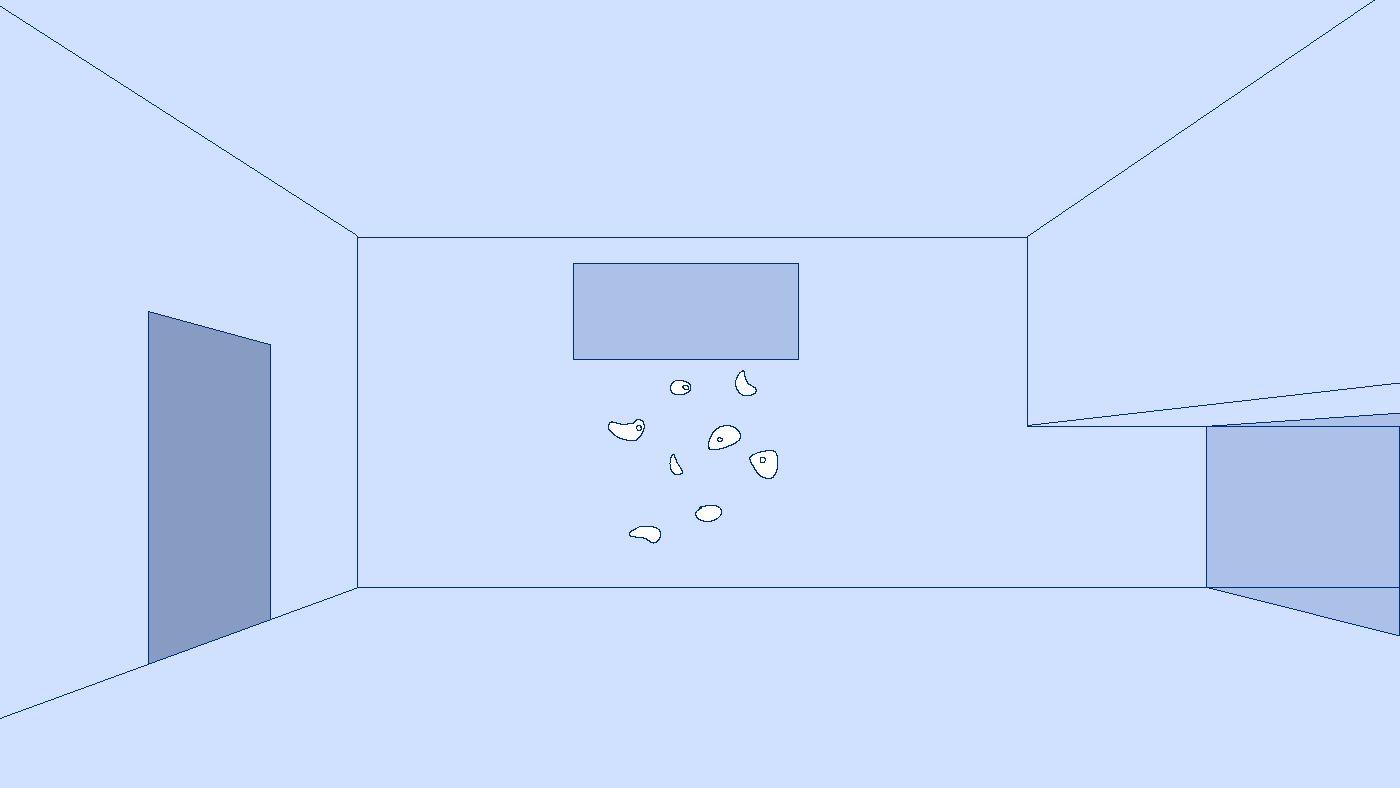
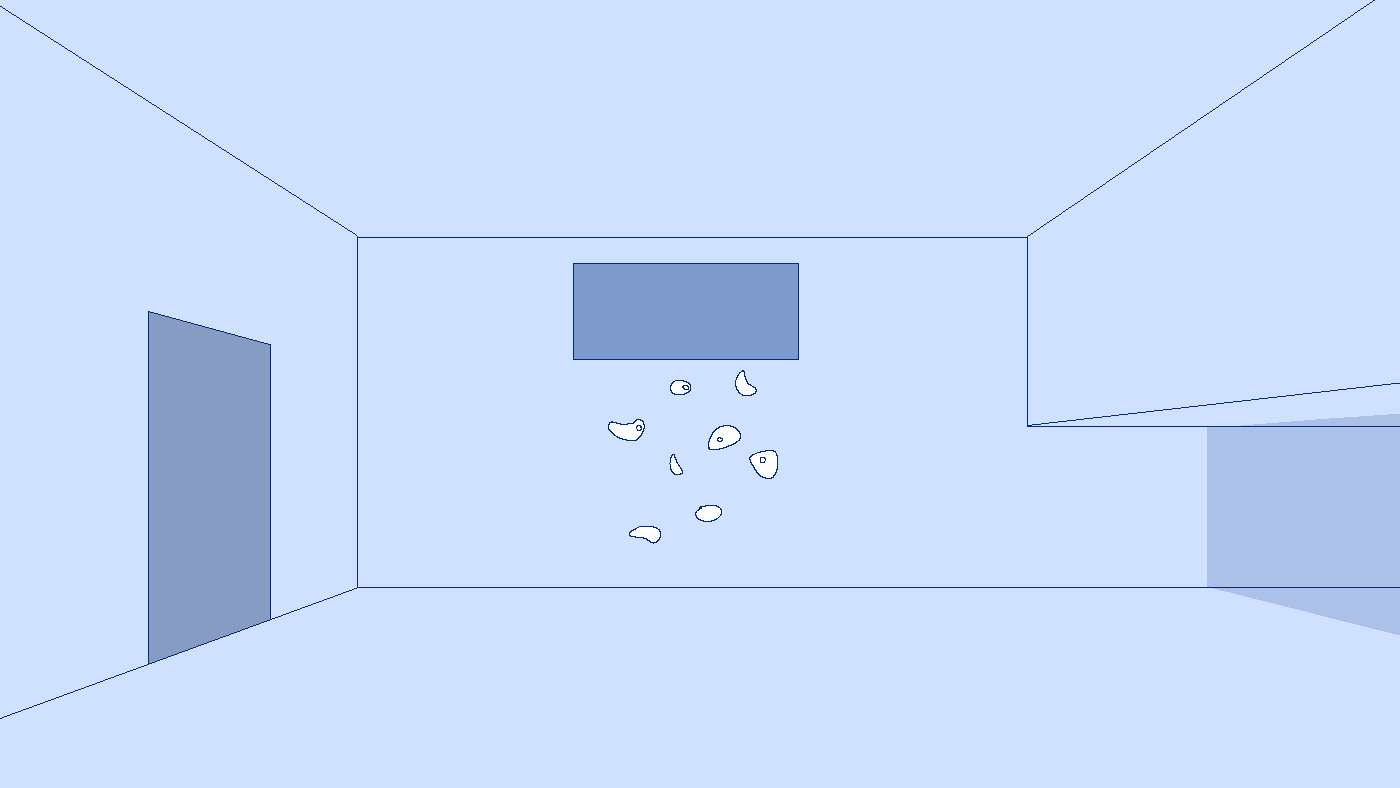
Layers edited between the first and the second 1400px x 788px image:
showed "door2Highlight" over [left=574, top=264, right=798, bottom=359]
renamed "door1InvisibleHighlight" to "door3InvisibleHighlight", painted on it over [left=1206, top=413, right=1400, bottom=636]
painted on "Paint Layer 1" over [left=574, top=264, right=1400, bottom=636]